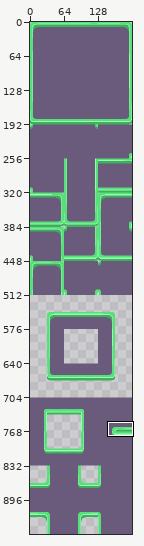
Two versions of one sprite sheet, Assets/Sprites/Props/Generic Environment Props/PushblockBounds.png. Above, an overview of the earlier version with the close-up marked.
Close-up. Before the commit:
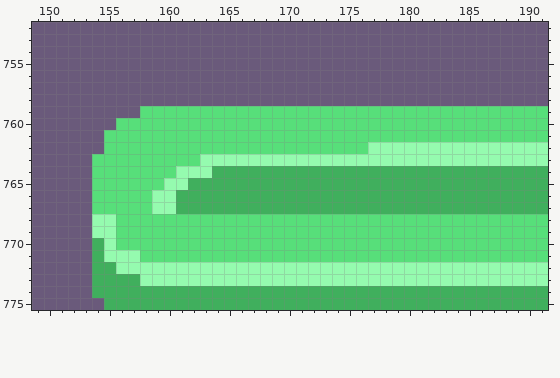
The file is 192x960 pixels. Shown: x 149..191, y 752..775.
And afterwards:
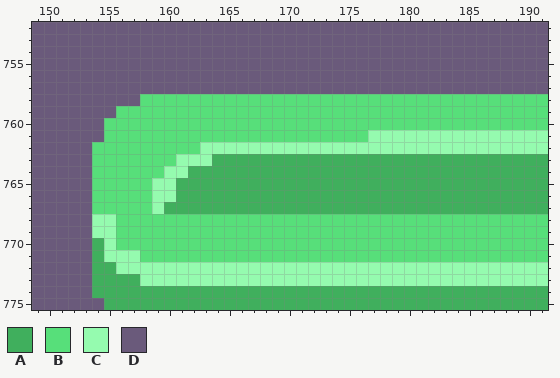
Palette (. is transparent): A #40af5d  B #57df7a  C #95fbaf  D #6a5a7b
The author wrote: Added Margaux Idle animations, Tweaked pushblock bounds
Change:
Colour C becomes colour A in row 763 at x 164 to 191; in row 764 at x 162 to 163; in row 765 at x 161; in row 767 at x 160.
Colour D becomes colour B in row 758 at x 158 to 191; in row 759 at x 156 to 157; in row 760 at x 155; in row 762 at x 154.
Colour B becomes colour C in row 761 at x 177 to 191; in row 762 at x 163 to 176; in row 763 at x 161 to 162; in row 764 at x 160; in row 765 at x 159.
Where, in picture pixels (left, top, right, bottom), the same in both close-ups:
changed: (92, 94, 548, 214)
